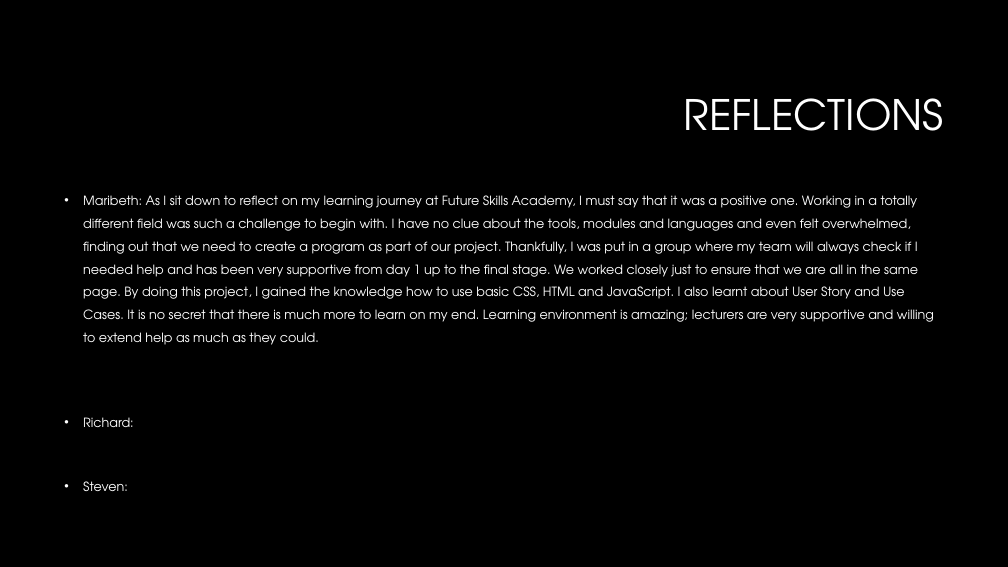
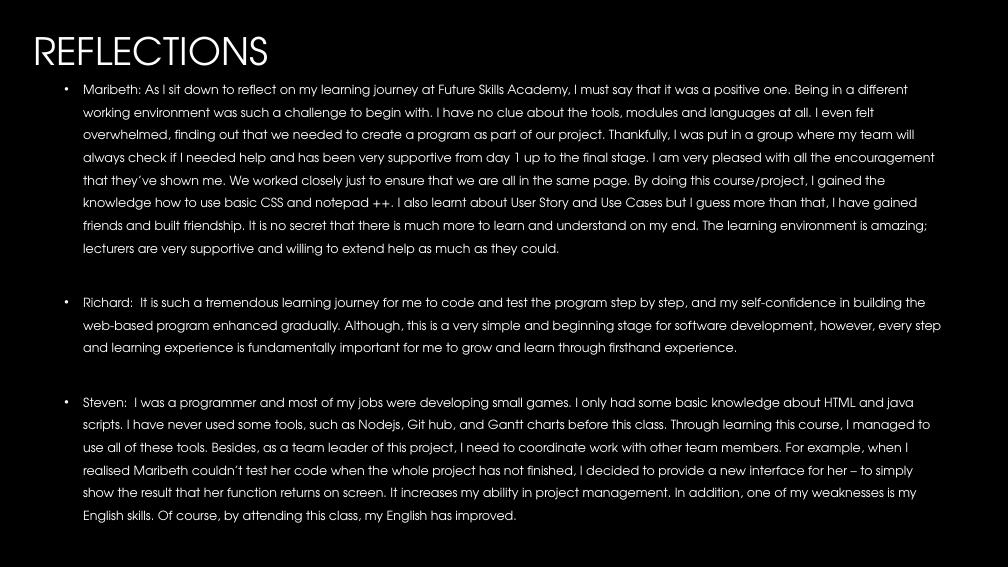
Before and after one commit to Steven-lei/Password-Generator, a slide deck: slide 14 of document/Presentation Password Generator.pptx. Drawn at 1008x567 pixels with LibreOffice and Linux fonts; fonts in the diff are those of the drawing; background and template pictures are left out. Boxes give left, top, right and bottom in pixels: in the first picture for what was removed or moved away, otherwise in the second. Text is boxed around its words. In the diff, an @@ line names an element or a change of style, - is before the commit and + after.

```diff
--- a/document/Presentation Password Generator.pptx
+++ b/document/Presentation Password Generator.pptx
@@ title "REFLECTIONS": place and size @@
-title "REFLECTIONS" at box(684, 98, 944, 131)
+title "REFLECTIONS" at box(34, 36, 268, 66)
@@ title "REFLECTIONS" at box(34, 36, 268, 66): size 40 to 36 pt; alignment right to left @@
@@ text at box(83, 84, 942, 523): text changed; size 12.1 to 12 pt @@
-• Maribeth: As I sit down to reflect on my learning journey at Future Skills Academy, I must say that it was a positive one. Working in a totally different field was such a challenge to begin with. I have no clue about the tools, modules and languages and even felt overwhelmed, finding out that we need to create a program as part of our project. Thankfully, I was put in a group where my team will always check if I needed help and has been very supportive from day 1 up to the final stage. We worked closely just to ensure that we are all in the same page. By doing this project, I gained the knowledge how to use basic CSS, HTML and JavaScript. I also learnt about User Story and Use Cases. It is no secret that there is much more to learn on my end. Learning environment is amazing; lecturers are very supportive and willing to extend help as much as they could.
-• Richard:
-• Steven:
+• Maribeth: As I sit down to reflect on my learning journey at Future Skills Academy, I must say that it was a positive one. Being in a different working environment was such a challenge to begin with. I have no clue about the tools, modules and languages at all. I even felt overwhelmed, finding out that we needed to create a program as part of our project. Thankfully, I was put in a group where my team will always check if I needed help and has been very supportive from day 1 up to the final stage. I am very pleased with all the encouragement that they’ve shown me. We worked closely just to ensure that we are all in the same page. By doing this course/project, I gained the knowledge how to use basic CSS and notepad ++. I also learnt about User Story and Use Cases but I guess more than that, I have gained friends and built friendship. It is no secret that there is much more to learn and understand on my end. The learning environment is amazing; lecturers are very supportive and willing to extend help as much as they could.
+• Richard: It is such a tremendous learning journey for me to code and test the program step by step, and my self-confidence in building the web-based program enhanced gradually. Although, this is a very simple and beginning stage for software development, however, every step and learning experience is fundamentally important for me to grow and learn through firsthand experience.
+• Steven: I was a programmer and most of my jobs were developing small games. I only had some basic knowledge about HTML and java scripts. I have never used some tools, such as Nodejs, Git hub, and Gantt charts before this class. Through learning this course, I managed to use all of these tools. Besides, as a team leader of this project, I need to coordinate work with other team members. For example, when I realised Maribeth couldn’t test her code when the whole project has not finished, I decided to provide a new interface for her – to simply show the result that her function returns on screen. It increases my ability in project management. In addition, one of my weaknesses is my English skills. Of course, by attending this class, my English has improved.
```
Also in this commit, not shown: 2 other slides changed, 3 slides added, 2 slides removed.
